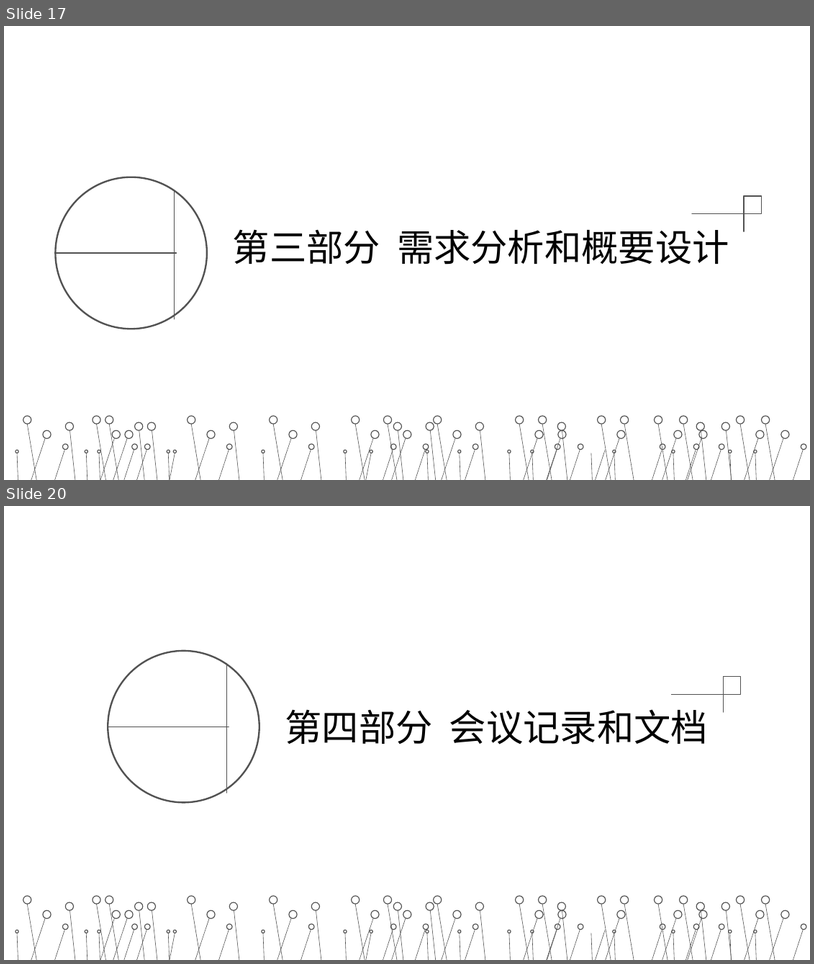
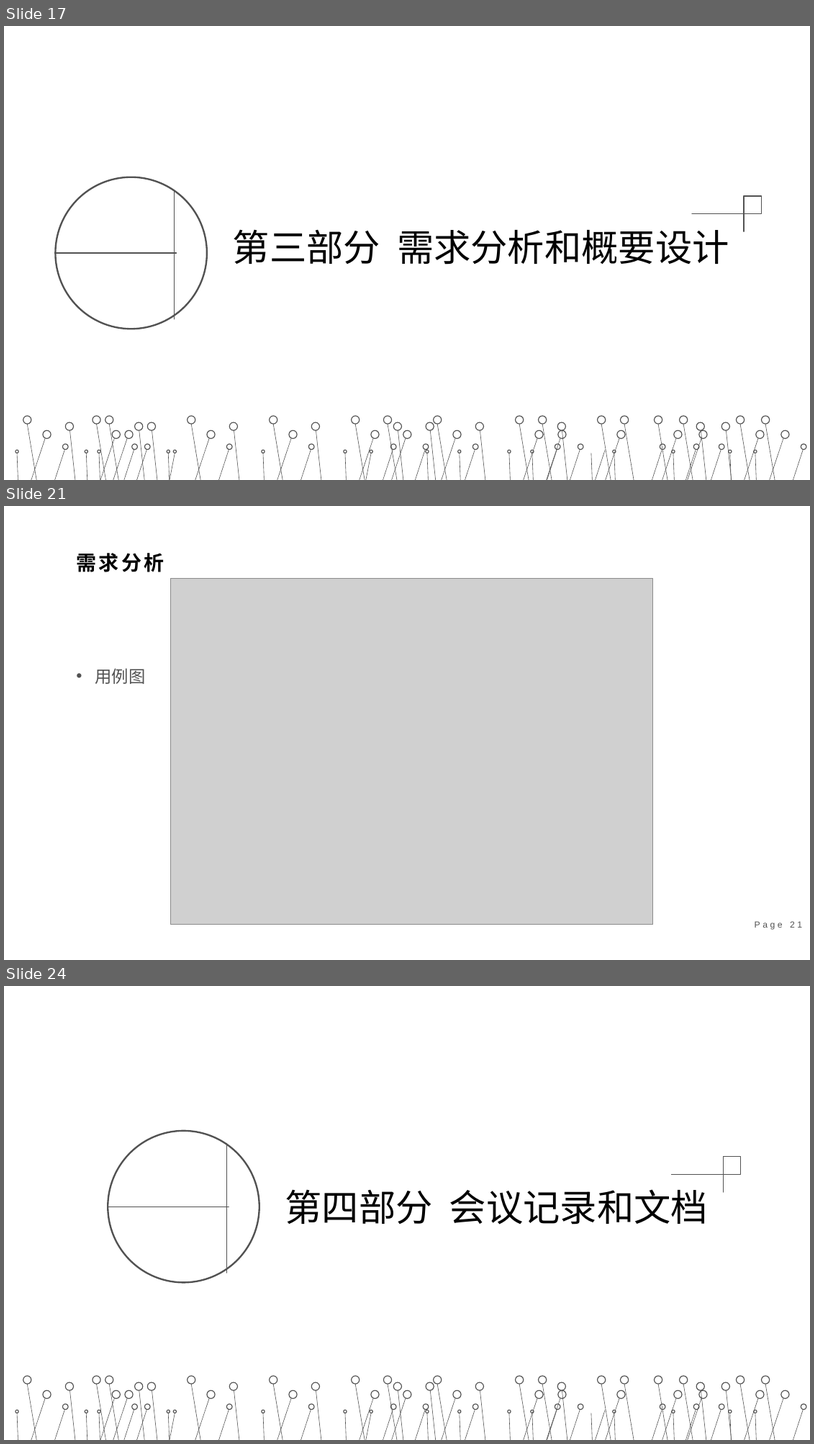
Before and after one commit to Cheeennnnnnnn/Unnamed, a slide deck: 第一次提交物-未命名小组/第1次汇报-未命名小组.pptx. Shown one above the other, each under a label of ours: slides 17 and 20 before the commit, slides 17, 21 and 24 after it; the slides between them are not shown. The pictures are 814x964 and 814x1444 pixels, drawn with LibreOffice and Linux fonts; fonts in the diff are those of the drawing; grey boxes stand for pictures. Boxes give left, top, right and bottom in pixels: in the first picture for what was removed or moved away, otherwise in the second. Text is boxed around its words. In the diff, an @@ line names an element or a change of style, - is before the commit and + after.

```diff
--- a/第一次提交物-未命名小组/第1次汇报-未命名小组.pptx
+++ b/第一次提交物-未命名小组/第1次汇报-未命名小组.pptx
@@ slide 21 added at bbox=[4, 506, 810, 960], background #FFFFFF @@
@@ text added at bbox=[76, 553, 164, 572], 24 pt, text #000000, bold @@
+需求分析
@@ picture added at bbox=[171, 578, 653, 924] @@
@@ text added at bbox=[95, 668, 146, 684], 20 pt, text #525252 @@
+• 用例图
@@ page number added at bbox=[755, 921, 802, 929], 10.5 pt, text #525252 @@
+Page 21
@@ what was slide 20 is now slide 24 @@
```
Also in this commit, not shown: 11 slides changed, 3 other slides added, 8 other files.
